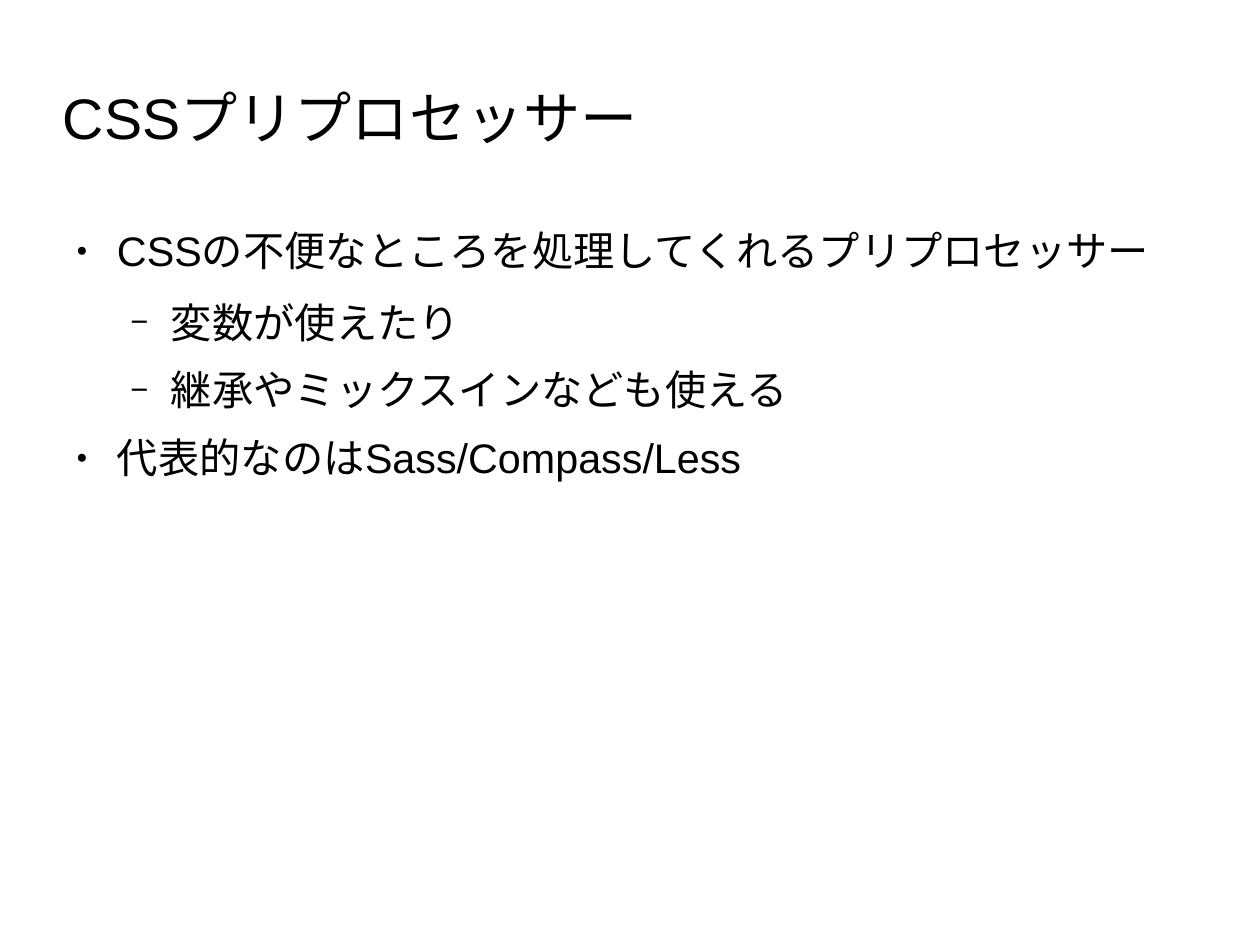
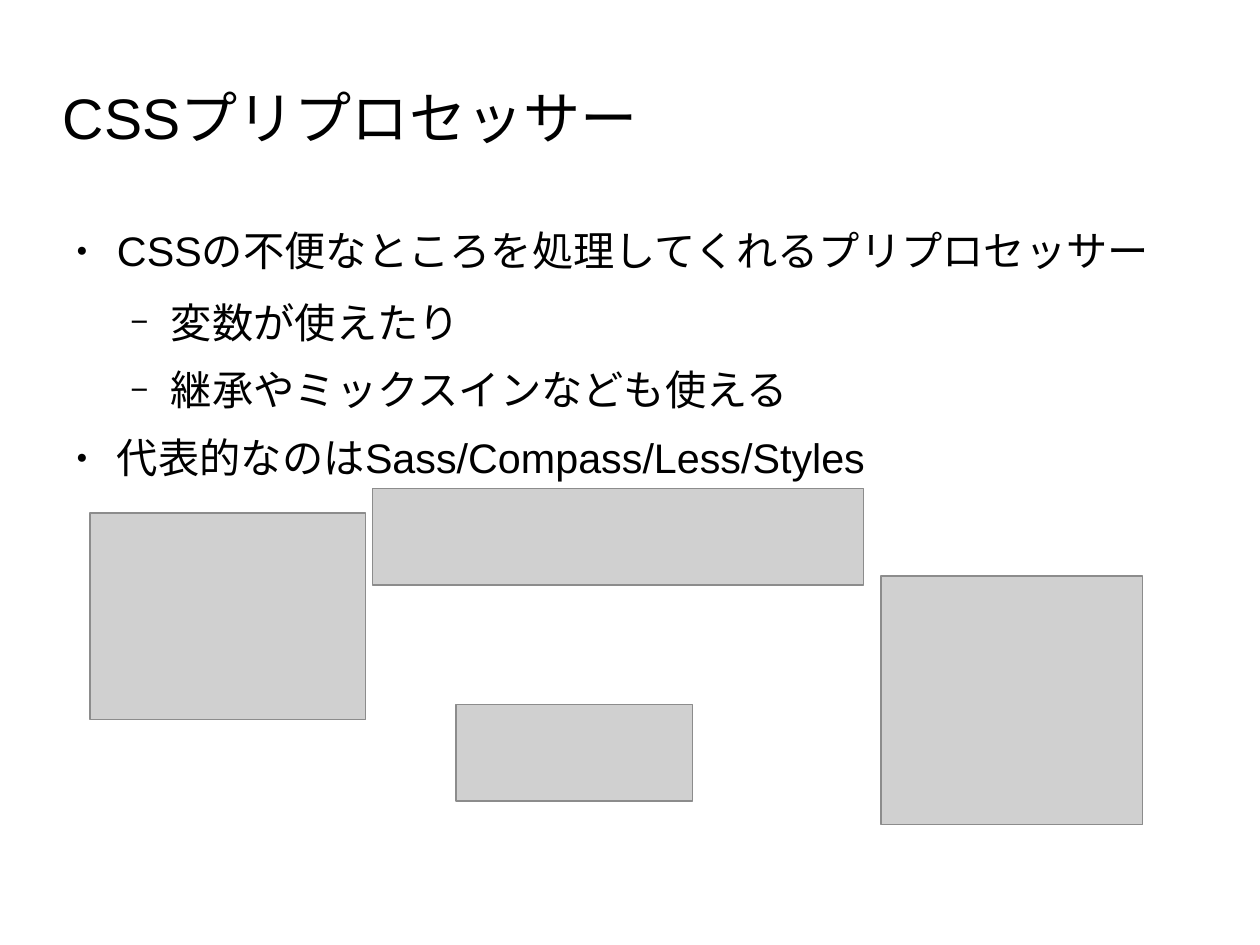
Before and after one commit to masakura/yeoman-presentation, a slide deck: slide 13 of yeoman-presentation.odp. Drawn at 1260x945 pixels with LibreOffice and Linux fonts; fonts in the diff are those of the drawing; grey boxes stand for pictures; background and template pictures are left out. Boxes give left, top, right and bottom in pixels: in the first picture for what was removed or moved away, otherwise in the second. Text is boxed around its words. In the diff, an @@ line names an element or a change of style, - is before the commit and + after.

```diff
--- a/yeoman-presentation.odp
+++ b/yeoman-presentation.odp
@@ text at bbox=[117, 438, 865, 482]: text changed @@
-● 代表的なのはSass/Compass/Less
+● 代表的なのはSass/Compass/Less/Styles
@@ picture added at bbox=[373, 488, 864, 584] @@
@@ picture added at bbox=[90, 513, 366, 720] @@
@@ picture added at bbox=[882, 576, 1143, 826] @@
@@ picture added at bbox=[456, 704, 693, 800] @@
```
Also in this commit, not shown: 11 other slides changed.
